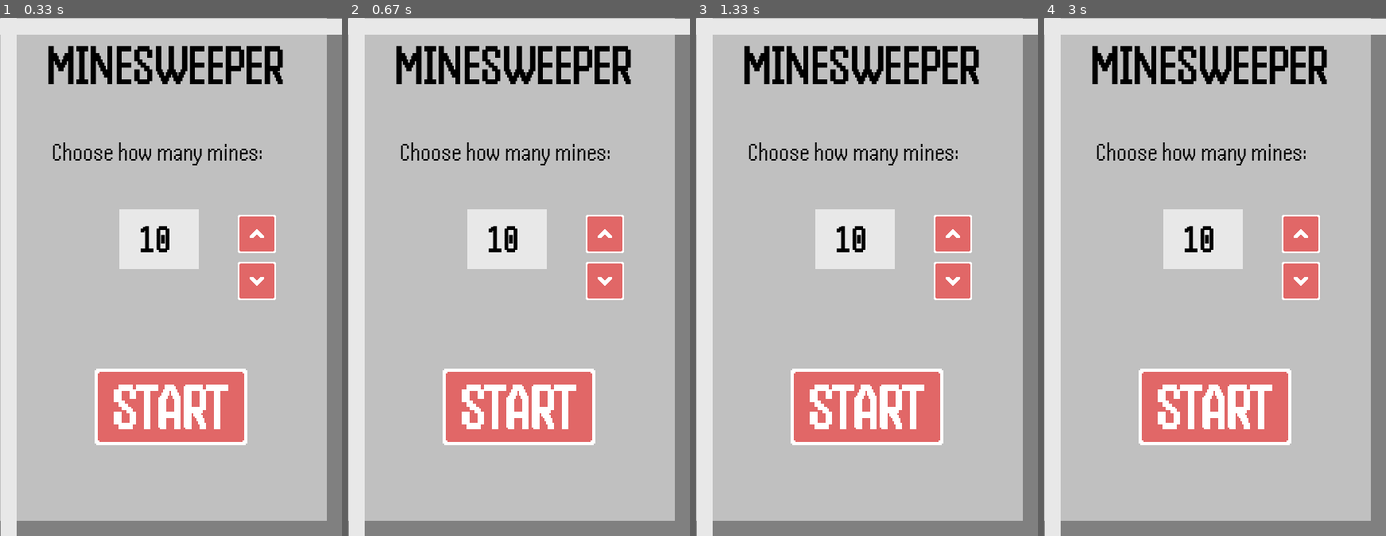
Above: before the commit, frames 1-4 (left to right).
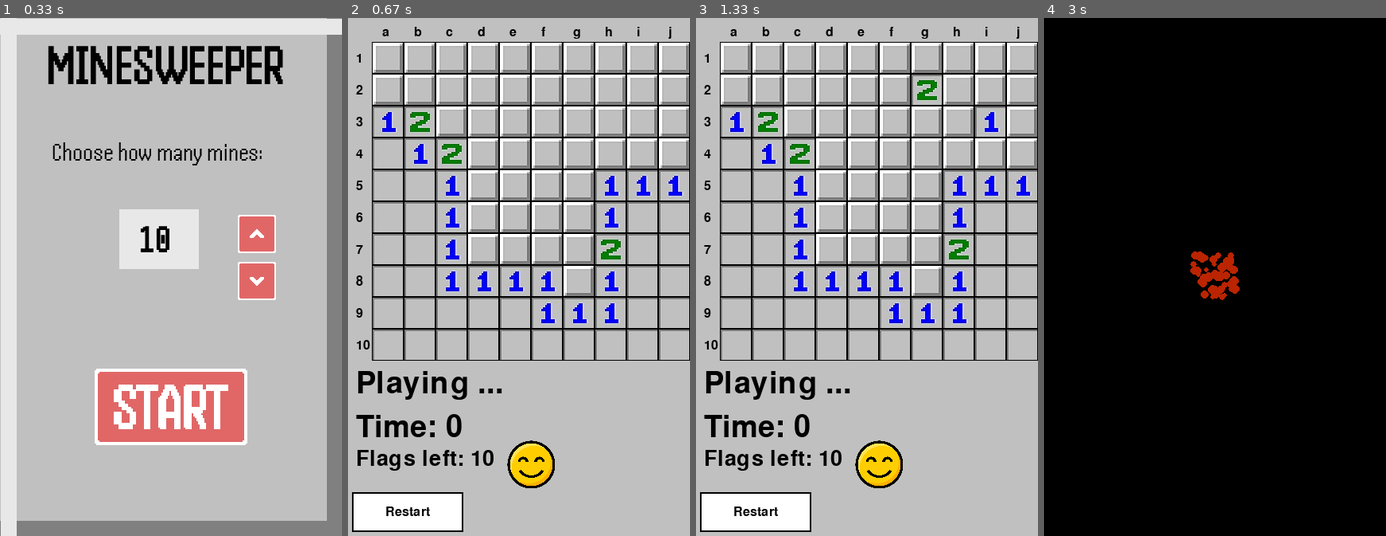
Above: after the commit, the same moments.

Repository: ColinTreanor/581Minesweeper2025
Game: pygame game, started from pygame_main.py
The game is run twice, just before and just after one commit, with the same random seed, the same clock (stepped at 60 frames per second) and the same inputs.
Inputs (mouse positions are in pixels of both pictures, inside the frame that each line leads up to):
- Up to frame 1 (0.33 s): no input
- Up to frame 2 (0.67 s): tap E at 0.33 s
- Up to frame 3 (1.33 s): hold H 0.67-1.13 s; click (918, 95) at 1.22 s
- Up to frame 4 (3 s): click (1126, 85) at 1.55 s; click (1102, 510) at 1.88 s; hold E 2.17-2.63 s; click (1167, 168) at 2.72 s

Frame 1 is identical in both runs. In frame 2, 48% of the frame differs, in the area x 0-100%, y 0-100%; in frame 3, 48%; in frame 4, 97%.

Commit message:
Added Easy and Hard AI Solver with test keybindings (E/H)

Diff:
--- /dev/null
+++ b/ai_solver.py
@@ -0,0 +1,54 @@
+"""
+ai_solver.py
+------------
+AI Solver module for Minesweeper (Project 2: EECS 581).
+
+This file implements automated players that interact with the Board.
+Includes:
+    - Easy AI: Randomly uncovers a cell (may hit a mine).
+    - Hard AI: Cheats by always picking a safe non-mine cell.
+
+Classes:
+    AISolver: Provides Easy and Hard AI solvers.
+"""
+
+import random
+from board import Board, BoardPiece
+
+
+class AISolver:
+    """Minesweeper AI Solver class."""
+
+    def __init__(self, board: Board):
+        self.board = board
+
+    def move_easy(self):
+        """Easy AI: Picks a random covered/unflagged cell (may hit a mine)."""
+        candidates = []
+        for r in range(self.board.board_size):
+            for c in range(self.board.board_size):
+                if self.board.visible_board[r][c] == BoardPiece.UNKNOWN:
+                    candidates.append((r, c))
+
+        if not candidates:
+            return None
+
+        r, c = random.choice(candidates)
+        self.board.RevealSpace((r, c))
+        return (r, c)
+
+    def move_hard(self):
+        """Hard AI: Always picks a safe non-mine covered cell."""
+        candidates = []
+        for r in range(self.board.board_size):
+            for c in range(self.board.board_size):
+                if (self.board.visible_board[r][c] == BoardPiece.UNKNOWN
+                        and self.board.actual_board[r][c] != BoardPiece.MINE):
+                    candidates.append((r, c))
+
+        if not candidates:
+            return None
+
+        r, c = random.choice(candidates)
+        self.board.RevealSpace((r, c))
+        return (r, c)
--- a/pygame_main.py
+++ b/pygame_main.py
@@ -31,6 +31,7 @@
 from board import *
 from UI_engine import UIEngine
 from constants import *
+from ai_solver import AISolver
 
 FPS = 60
 FramePerSec = pygame.time.Clock()
@@ -68,10 +69,27 @@
 
     #make our classes
     Game = Board()
+    ai = AISolver(Game)   # attach AI solver to the board
 
     while True:
         for event in pygame.event.get():
+            # quit handling
+            if event.type == pygame.QUIT:
+                pygame.quit()
+                return
+
+            # existing event handling
             EventHandler.HandleEvent(event, Game)
+
+            # NEW: AI hotkeys
+            if event.type == pygame.KEYDOWN:
+                if event.key == pygame.K_e:
+                    print("Easy AI triggered!")
+                    ai.move_easy()
+                elif event.key == pygame.K_h:
+                    print("Hard AI triggered!")
+                    ai.move_hard()
+
 
         UIEngine.UpdateDisplay(DISPLAYSURF, Game, time=Game.CalculateDuration()) #need time calculation
 
